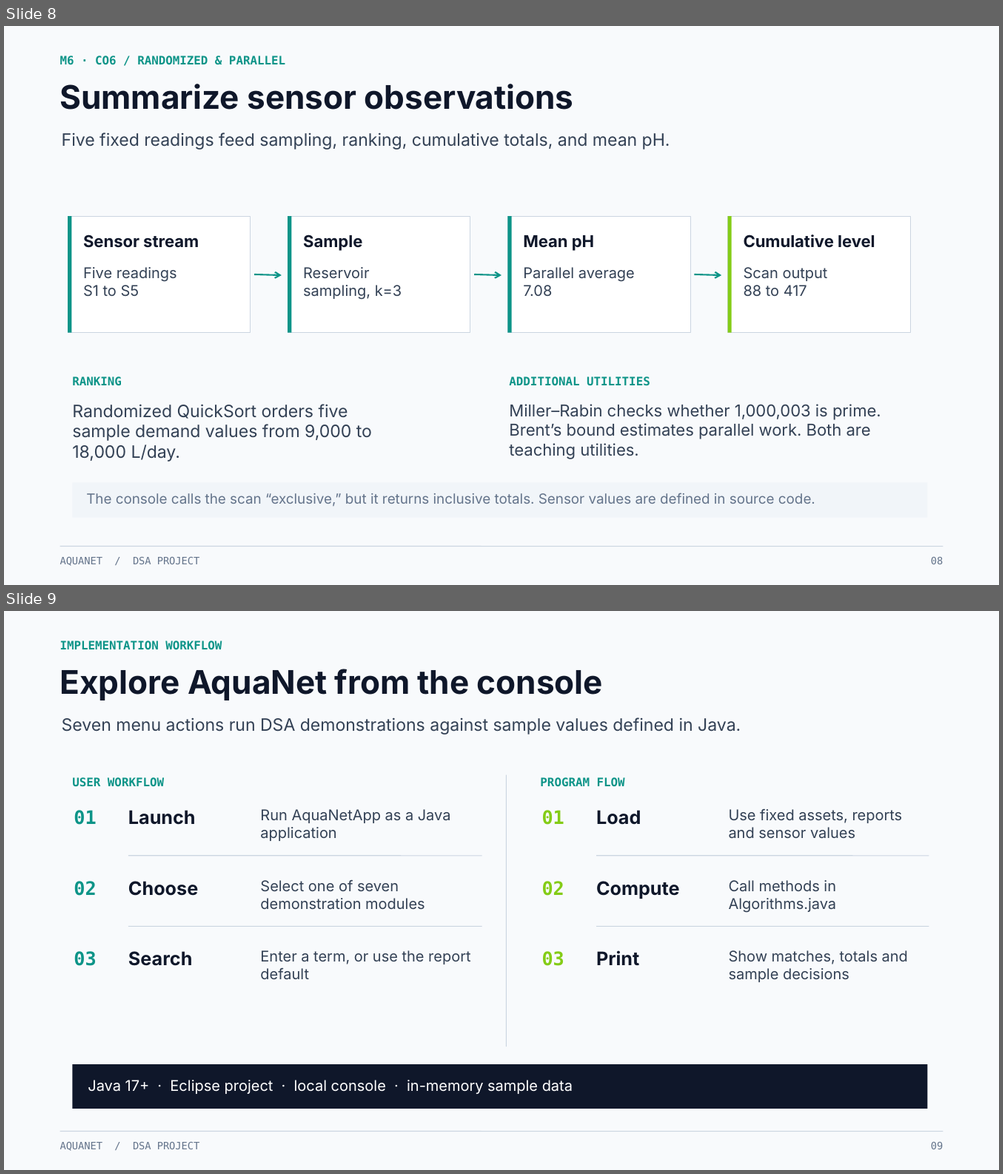
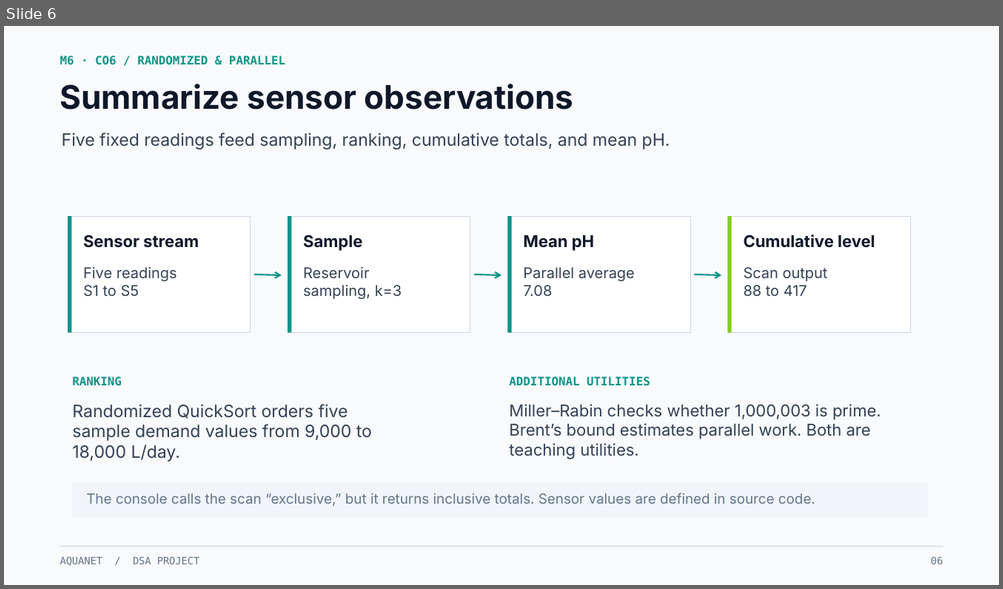
Before and after one commit to yashwanth-1729/aqua-net, a slide deck: presentation/AquaNet_DSA_Project_Presentation.pptx. Shown one above the other, each under a label of ours: slides 8 and 9 before the commit, slide 6 after it. The pictures are 1003x1174 and 1003x589 pixels, drawn with LibreOffice and Linux fonts; fonts in the diff are those of the drawing. Boxes give left, top, right and bottom in pixels: in the first picture for what was removed or moved away, otherwise in the second. Text is boxed around its words. In the diff, an @@ line names an element or a change of style, - is before the commit and + after.

Commit message:
Condense AquaNet presentation to six slides

```diff
--- a/presentation/AquaNet_DSA_Project_Presentation.pptx
+++ b/presentation/AquaNet_DSA_Project_Presentation.pptx
@@ slide 9 removed at (4, 611, 999, 1170), background #F8FAFC @@
@@ text removed at (60, 641, 222, 650) @@
-IMPLEMENTATION WORKFLOW
@@ text removed at (60, 669, 603, 701) @@
-Explore AquaNet from the console
@@ text removed at (62, 718, 740, 735) @@
-Seven menu actions run DSA demonstrations against sample values defined in Java.
@@ text removed at (72, 777, 164, 787) @@
-USER WORKFLOW
@@ line removed from (506, 775) to (506, 1047) @@
@@ text removed at (540, 777, 625, 787) @@
-PROGRAM FLOW
@@ text removed at (74, 810, 96, 825) @@
-01
@@ text removed at (128, 810, 196, 825) @@
-Launch
@@ text removed at (260, 809, 451, 841) @@
-Run AquaNetApp as a Java application
@@ text removed at (542, 810, 564, 825) @@
-01
@@ text removed at (596, 810, 640, 825) @@
-Load
@@ text removed at (728, 809, 902, 839) @@
-Use fixed assets, reports and sensor values
@@ line removed from (128, 856) to (482, 856) @@
@@ line removed from (597, 856) to (929, 856) @@
@@ text removed at (74, 881, 96, 896) @@
-02
@@ text removed at (128, 881, 198, 896) @@
-Choose
@@ text removed at (260, 880, 425, 910) @@
-Select one of seven demonstration modules
@@ text removed at (542, 881, 564, 896) @@
-02
@@ text removed at (596, 881, 680, 899) @@
-Compute
@@ text removed at (728, 880, 836, 913) @@
-Call methods in Algorithms.java
@@ line removed from (128, 926) to (482, 926) @@
@@ line removed from (597, 926) to (929, 926) @@
@@ text removed at (74, 951, 96, 966) @@
-03
@@ text removed at (128, 951, 192, 966) @@
-Search
@@ text removed at (260, 951, 470, 980) @@
-Enter a term, or use the report default
@@ text removed at (542, 951, 564, 966) @@
-03
@@ text removed at (596, 951, 639, 965) @@
-Print
@@ text removed at (728, 951, 908, 982) @@
-Show matches, totals and sample decisions
@@ rectangle removed at (73, 1065, 928, 1109) @@
@@ text removed at (88, 1080, 572, 1094) @@
-Java 17+ · Eclipse project · local console · in-memory sample data
@@ line removed from (60, 1132) to (942, 1132) @@
@@ text removed at (60, 1142, 199, 1151) @@
-AQUANET / DSA PROJECT
@@ text removed at (930, 1142, 942, 1150) @@
-09
@@ what was slide 8 is now slide 6 @@
@@ slide 6 changed as well @@
@@ text at (930, 557, 942, 565): text changed @@
-08
+06
```
Also in this commit, not shown: 5 other slides changed, 3 other slides removed.
